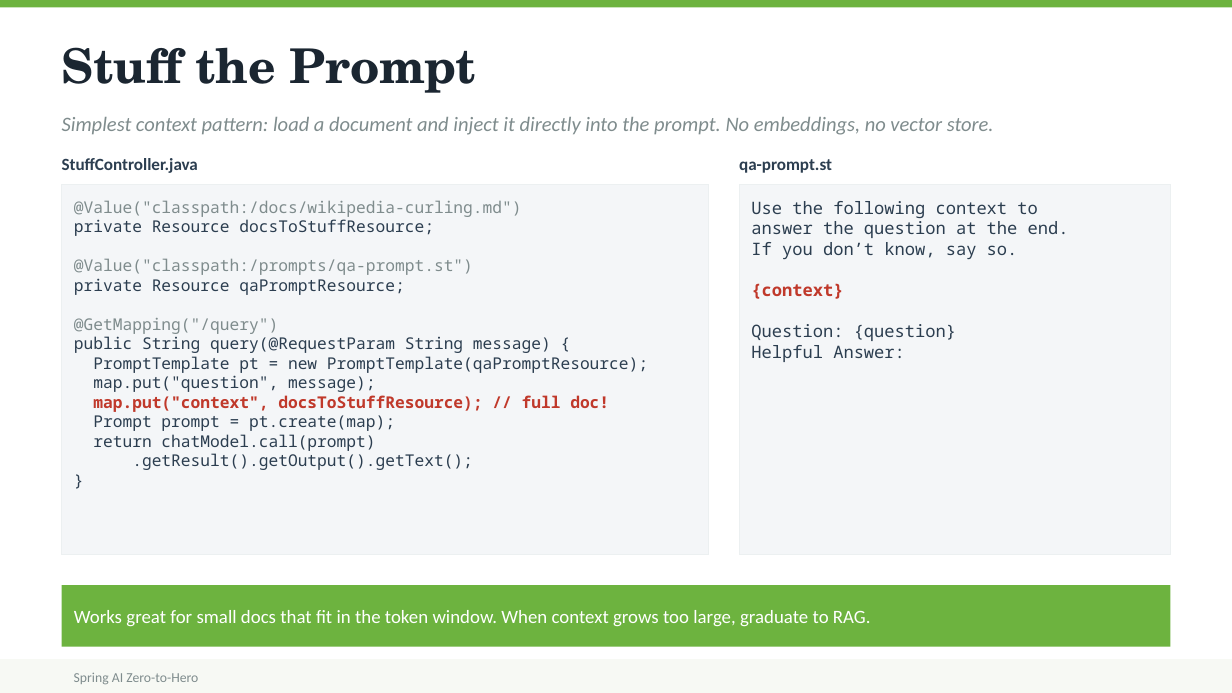
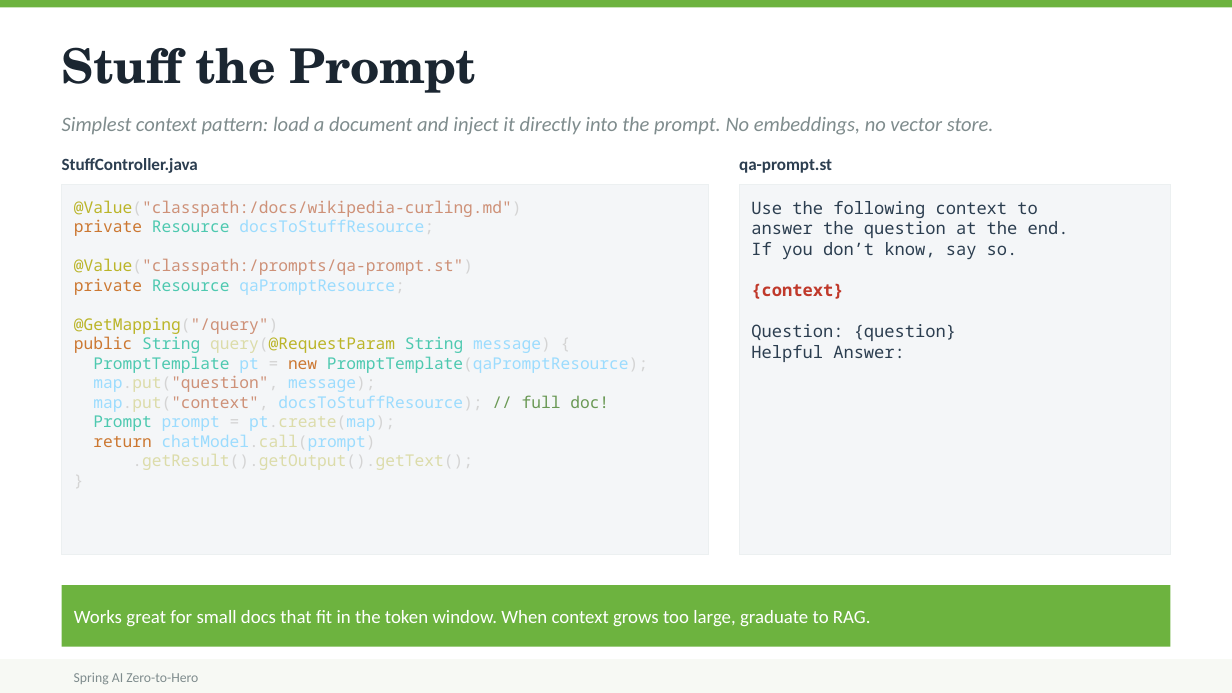
Before and after one commit to dcaron/spring-ai-zero-to-hero2, a slide deck: slide 49 of ai-content/spring-ai-workshop.pptx (slide 39 before the commit). Drawn at 1232x693 pixels with LibreOffice and Linux fonts; fonts in the diff are those of the drawing. Boxes give left, top, right and bottom in pixels: in the first picture for what was removed or moved away, otherwise in the second. Text is boxed around its words. In the diff, an @@ line names an element or a change of style, - is before the commit and + after.

```diff
--- a/ai-content/spring-ai-workshop.pptx
+++ b/ai-content/spring-ai-workshop.pptx
@@ rectangle "@Value("classpath:/docs/wikipedia-curling.md")" at (x1=62, y1=185, x2=708, y2=554): text colour #7F8C8D to #BBB529, text colour #7F8C8D to #D4D4D4, text colour #7F8C8D to #CE9178 in "@Value("classpath:/docs/wikipedia-curling.md")", "@Value("classpath:/prompts/qa-prompt.st")", "@GetMapping("/query")"; text colour #2C3E50 to #CC7832 in "private", "private", "public", "new" and 1 more places; text colour #2C3E50 to #4EC9B0 in "Resource", "Resource", "String String", "PromptTemplate PromptTemplate(qaPromptResource);" and 1 more places; text colour #2C3E50 to #9CDCFE in "docsToStuffResource;", "qaPromptResource;", "message)", "pt PromptTemplate(qaPromptResource);" and 3 more places; text colour #2C3E50 to #D4D4D4 in "docsToStuffResource;", "qaPromptResource;", "query(@RequestParam message) {", "= PromptTemplate(qaPromptResource);" and 5 more places; text colour #2C3E50 to #DCDCAA in "query(@RequestParam", "map.put("question",", "pt.create(map);", "chatModel.call(prompt)" and 1 more places; text colour #2C3E50 to #BBB529 in "query(@RequestParam"; text colour #2C3E50 to #CE9178 in "map.put("question","; text colour #C0392B to #9CDCFE, text colour #C0392B to #D4D4D4 in "map.put("context", docsToStuffResource);"; text colour #C0392B to #DCDCAA, text colour #C0392B to #CE9178 in "map.put("context","; text colour #C0392B to #6A9955 in "// full doc!"; bold off in "map.put("context", docsToStuffResource); // full doc!" @@
```
Also in this commit, not shown: 7 other slides changed, 10 slides added, 3 slides removed, 13 other files.
